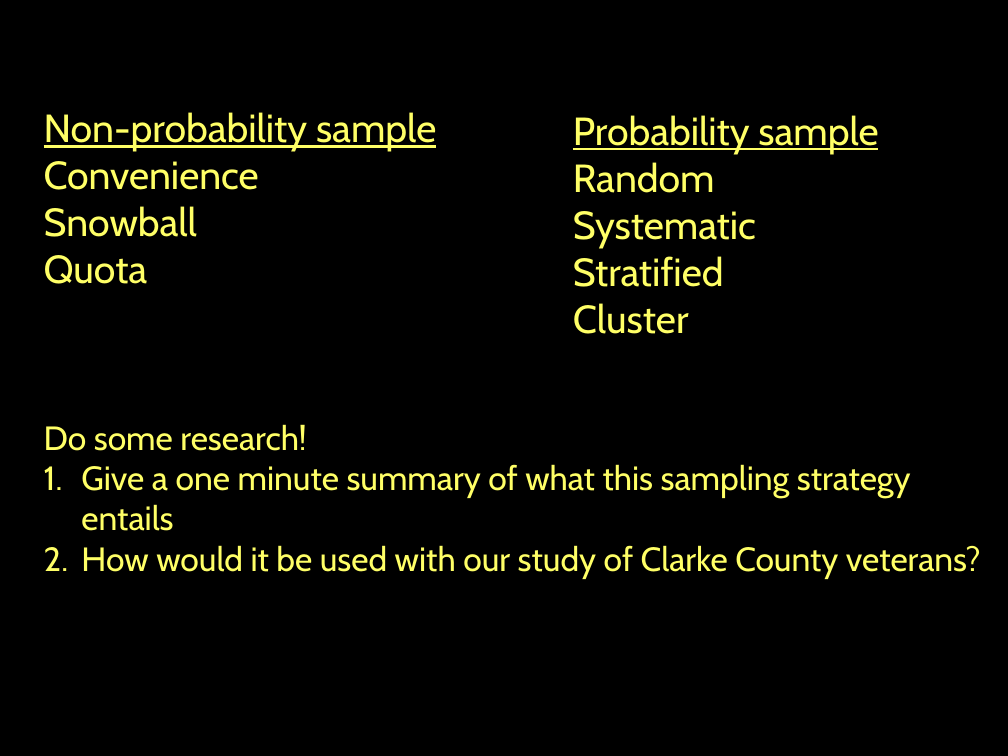
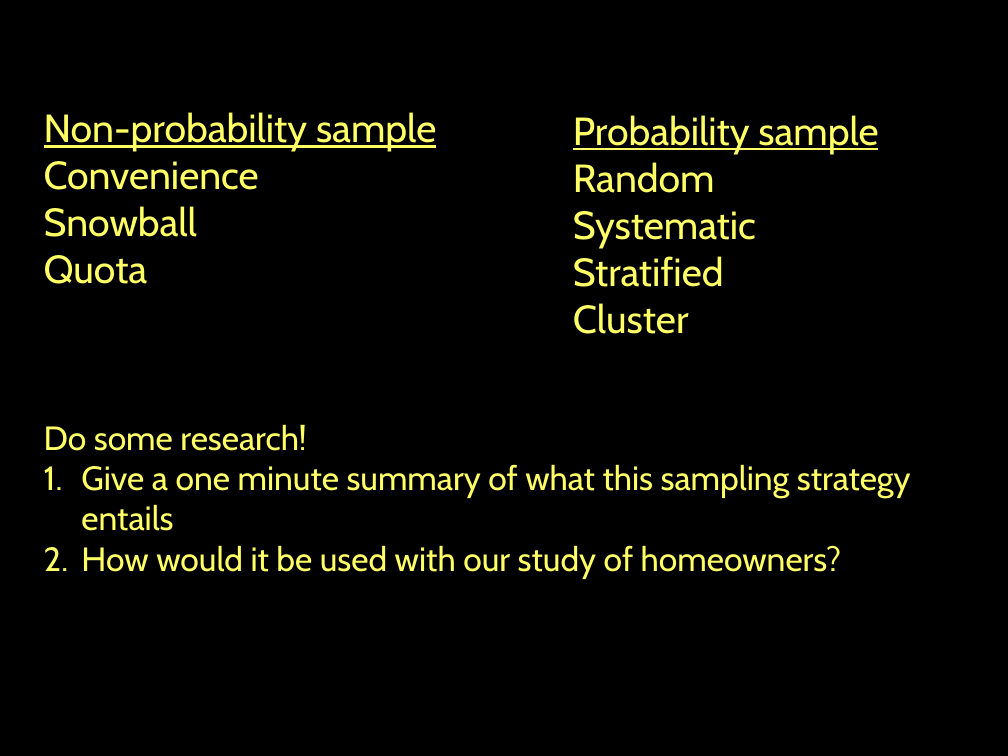
Before and after one commit to jshannon75/geog4300, a slide deck: slide 5 of lecture_video_slides/geog4300_f20_L07-2 Sampling.pptx. Drawn at 1008x756 pixels with LibreOffice and Linux fonts; fonts in the diff are those of the drawing. Boxes give left, top, right and bottom in pixels: in the first picture for what was removed or moved away, otherwise in the second. Text is boxed around its words. In the diff, an @@ line names an element or a change of style, - is before the commit and + after.

```diff
--- a/lecture_video_slides/geog4300_f20_L07-2 Sampling.pptx
+++ b/lecture_video_slides/geog4300_f20_L07-2 Sampling.pptx
@@ text at box(81, 545, 841, 579): text changed @@
-2. How would it be used with our study of Clarke County veterans?
+2. How would it be used with our study of homeowners?
```
Also in this commit, not shown: 5 other files.
